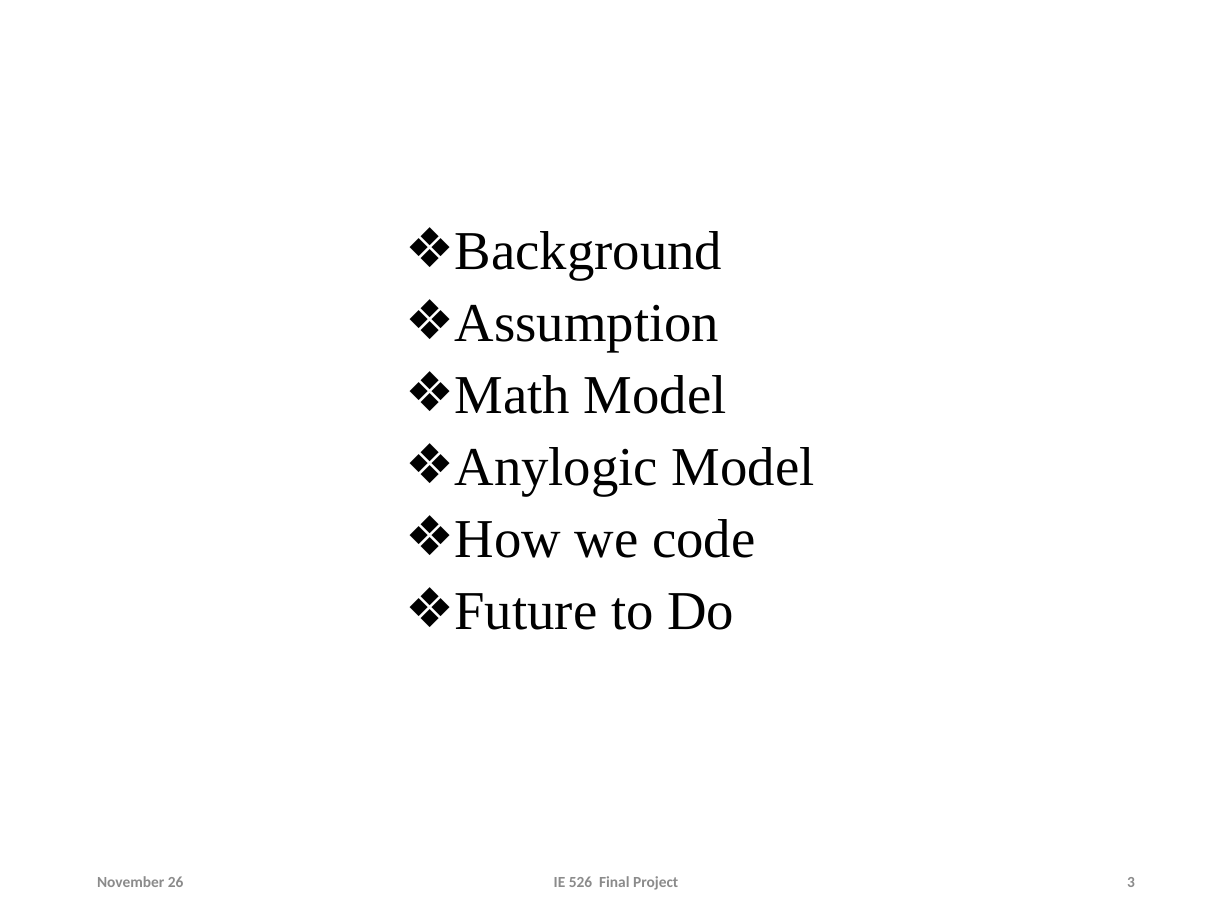
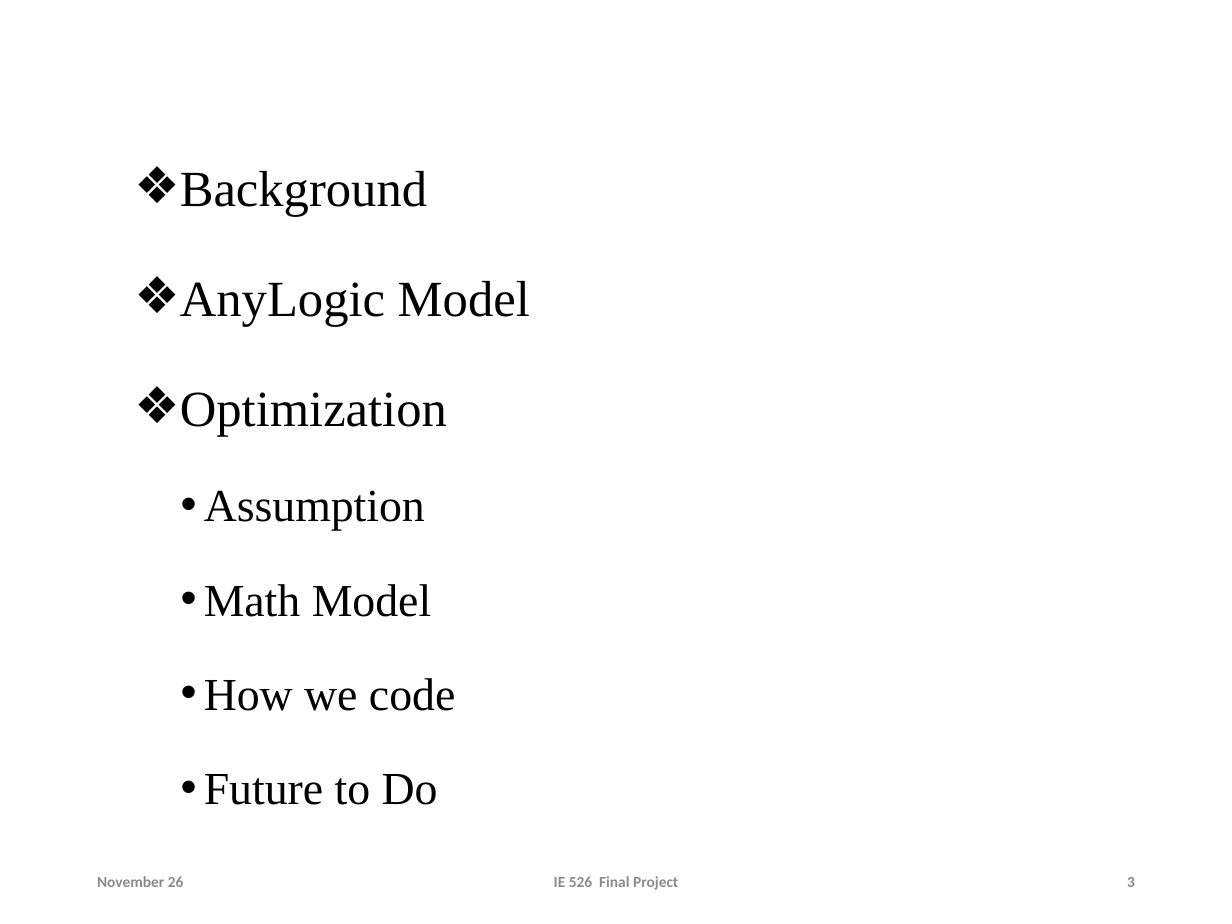
Before and after one commit to lyuzz/IE-526-Final-Project, a slide deck: slide 3 of zr/sumulation final.pptx. Drawn at 1232x924 pixels with LibreOffice and Linux fonts; fonts in the diff are those of the drawing; background and template pictures are left out. Boxes give left, top, right and bottom in pixels: in the first picture for what was removed or moved away, otherwise in the second. Text is boxed around its words. In the diff, an @@ line names an element or a change of style, - is before the commit and + after.

```diff
--- a/zr/sumulation final.pptx
+++ b/zr/sumulation final.pptx
@@ text "Background": place and size @@
-text "Background" at (455,231,815,630)
+text "Background" at (180,171,530,805)
@@ text at (180,171,455,805): size 32 to 29.6 pt in "Background"; size 32 to 26.8 pt in "Assumption", "Math Model", "How we code", "Future to Do"; line spacing 0.9 to 1.6; bullet ❖ to •; list level 1 to 2 in "Assumption"; list level 1 to 2 in "Math Model"; list level 1 to 2 in "How we code"; list level 1 to 2 in "Future to Do" @@
@@ text at (180,281,530,436): paragraphs added @@
+❖ AnyLogic Model
+❖ Optimization
@@ text at (455,447,815,495): paragraph removed @@
-❖ Anylogic Model
```
Also in this commit, not shown: 2 other slides changed, 3 slides added, 14 other files.
